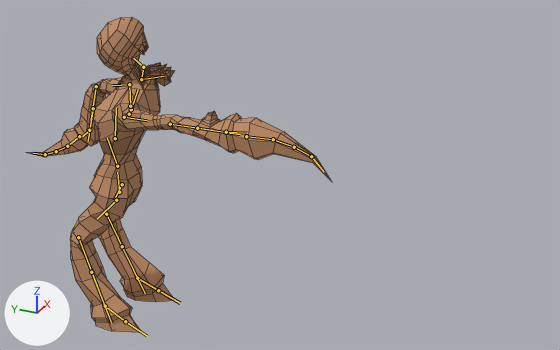
Two versions of the FBX model Meshes/Characters/Enemies/Scrawny/Scrawny.fbx, one commit apart.
Camera for both pictures: a 50 mm lens placed at (-2.188, -1.651, 1.811), pointed at (0.096, -0.623, 0.669). Arrows for +X, +Y and +Z are at lower left; the lights stay in place. The older version comes first. Both versions are drawn at frame 13 of the action 'root|StrikeRight'; the numbers are the values there. The bones that bend it are drawn over the model as lines. Mesh edges are drawn as thin lines.

In view in the first picture: 'Scratcher'.
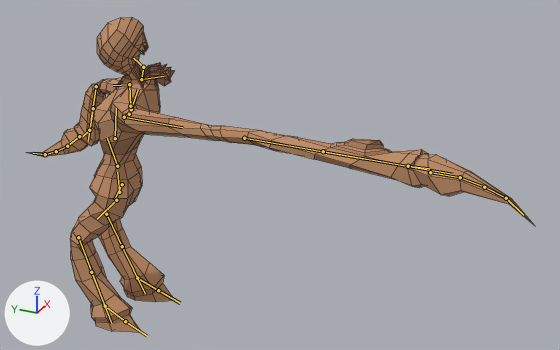
What the commit changed:
Bone 'arm_stretch.r' (bone_arm_stretch_r) turns from (46, -72, 39) to (58, -66, 25) degrees about its own x, y and z.
Bone 'arm_stretch.r' (bone_arm_stretch_r) is rescaled from (1.0, 1.0, 1.0) to (1.0, 2.71, 1.0).
Bone 'hand.r' (bone_hand_r) turns from (73, 63, 76) to (76, 67, 75) degrees about its own x, y and z.
Bone 'hand.r' (bone_hand_r) is rescaled from (1.32, 1.32, 1.32) to (1.12, 0.44, 1.11).

Boxes [x1, y1, x2, y2] around the edits, measured in the pictures (560 x 350 px):
'Scratcher', posed (66% wider): before [29, 17, 332, 333]; after [29, 17, 533, 333]
bone 'arm_stretch.r', root to tip: before (124, 117) to (147, 120); after (124, 117) to (182, 127)
bone 'hand.r', root to tip: before (226, 132) to (247, 133); after (408, 166) to (429, 168)
